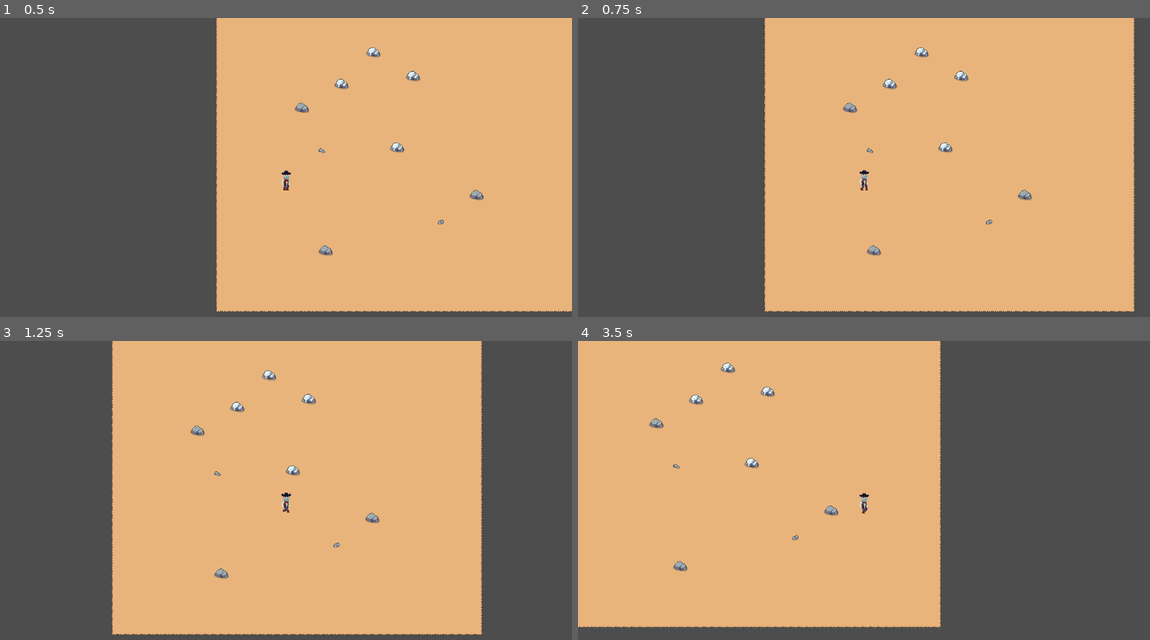
Above: before the commit, frames 1-4 (two rows, left to right).
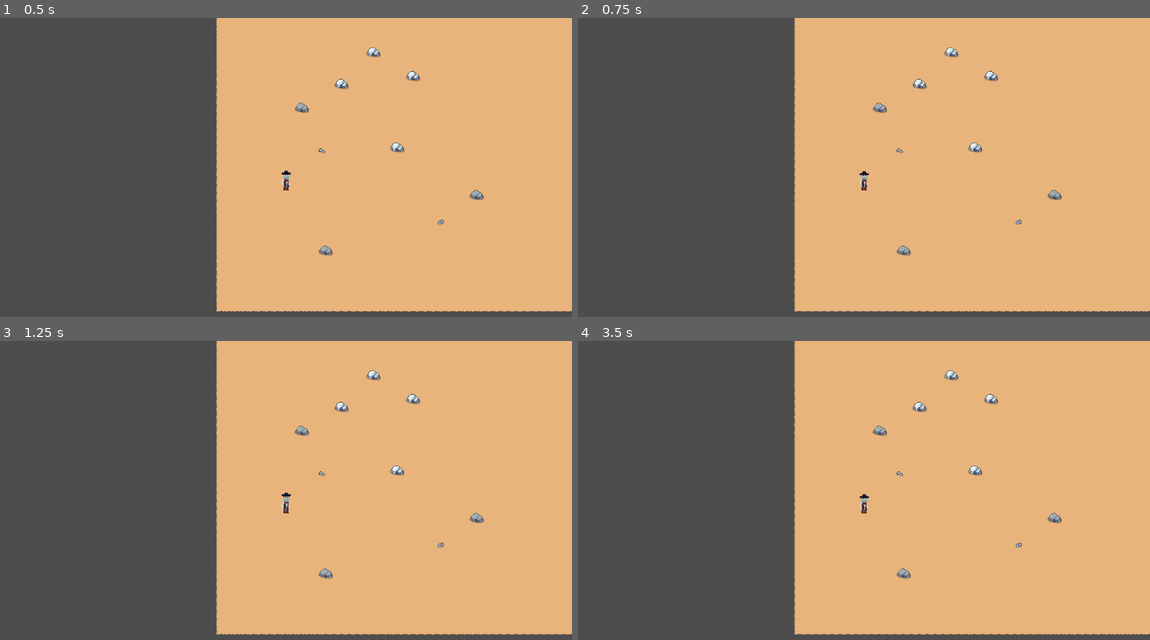
Above: after the commit, the same moments.

Repository: 333B3/endless-west-2D
Game: Godot game, scene res://Game/World/World.tscn
Two runs of this game, one before a commit and one after it. Both use one fixed random seed, a clock stepped at 60 frames per second and the inputs below.
Inputs:
- Up to frame 1 (0.5 s): no input
- Up to frame 2 (0.75 s): tap Enter at 0.5 s; hold Right (ui_right) from 0.53 s (still down)
- Up to frame 3 (1.25 s): keep holding Right (ui_right)
- Up to frame 4 (3.5 s): release Right (ui_right) at 1.28 s; hold Down (ui_down) 1.28-2.03 s; hold Right (ui_right) 2.03-2.78 s; hold Up (ui_up) from 2.78 s (still down)

Frame 1 is identical in both runs. In frame 2, 9.2% of the frame differs, in the area x 32-100%, y 0-99%; in frame 3, 35%; in frame 4, 73%, in the area x 0-100%, y 0-99%.

Commit message:
movement

Diff:
--- a/Game/Characters/Player/Old_man.tscn
+++ b/Game/Characters/Player/Old_man.tscn
@@ -1,7 +1,8 @@
-[gd_scene load_steps=21 format=3 uid="uid://b0iakpexacuyu"]
-
-[ext_resource type="Script" path="res://Game/Script/Old_man.gd" id="1_j83mx"]
+[gd_scene load_steps=30 format=3 uid="uid://b0iakpexacuyu"]
+
+[ext_resource type="Script" path="res://Game/Script/old_man.gd" id="1_av3v6"]
 [ext_resource type="Texture2D" uid="uid://uhcgvkwcdv0o" path="res://Res/Characters/Old_man/CowBoyIdle.png" id="1_l2pnj"]
+[ext_resource type="Texture2D" uid="uid://iwr2u8x52a35" path="res://Res/Characters/Old_man/CowBoyWalking_left.png" id="3_6y8ph"]
 [ext_resource type="Texture2D" uid="uid://bnhcggtep563f" path="res://Res/Characters/Old_man/CowBoyWalking.png" id="3_k5fdw"]
 
 [sub_resource type="CapsuleShape2D" id="CapsuleShape2D_64avb"]
@@ -34,6 +35,38 @@
 [sub_resource type="AtlasTexture" id="AtlasTexture_dtw1a"]
 atlas = ExtResource("1_l2pnj")
 region = Rect2(288, 0, 48, 48)
+
+[sub_resource type="AtlasTexture" id="AtlasTexture_uw8te"]
+atlas = ExtResource("3_6y8ph")
+region = Rect2(0, 0, 48, 48)
+
+[sub_resource type="AtlasTexture" id="AtlasTexture_llqeb"]
+atlas = ExtResource("3_6y8ph")
+region = Rect2(48, 0, 48, 48)
+
+[sub_resource type="AtlasTexture" id="AtlasTexture_6vqy3"]
+atlas = ExtResource("3_6y8ph")
+region = Rect2(96, 0, 48, 48)
+
+[sub_resource type="AtlasTexture" id="AtlasTexture_21j5b"]
+atlas = ExtResource("3_6y8ph")
+region = Rect2(144, 0, 48, 48)
+
+[sub_resource type="AtlasTexture" id="AtlasTexture_xrk6t"]
+atlas = ExtResource("3_6y8ph")
+region = Rect2(192, 0, 48, 48)
+
+[sub_resource type="AtlasTexture" id="AtlasTexture_rqydd"]
+atlas = ExtResource("3_6y8ph")
+region = Rect2(240, 0, 48, 48)
+
+[sub_resource type="AtlasTexture" id="AtlasTexture_djutd"]
+atlas = ExtResource("3_6y8ph")
+region = Rect2(288, 0, 48, 48)
+
+[sub_resource type="AtlasTexture" id="AtlasTexture_ym6gh"]
+atlas = ExtResource("3_6y8ph")
+region = Rect2(336, 0, 48, 48)
 
 [sub_resource type="AtlasTexture" id="AtlasTexture_es1r3"]
 atlas = ExtResource("3_k5fdw")
@@ -97,6 +130,35 @@
 }, {
 "frames": [{
 "duration": 1.0,
+"texture": SubResource("AtlasTexture_uw8te")
+}, {
+"duration": 1.0,
+"texture": SubResource("AtlasTexture_llqeb")
+}, {
+"duration": 1.0,
+"texture": SubResource("AtlasTexture_6vqy3")
+}, {
+"duration": 1.0,
+"texture": SubResource("AtlasTexture_21j5b")
+}, {
+"duration": 1.0,
+"texture": SubResource("AtlasTexture_xrk6t")
+}, {
+"duration": 1.0,
+"texture": SubResource("AtlasTexture_rqydd")
+}, {
+"duration": 1.0,
+"texture": SubResource("AtlasTexture_djutd")
+}, {
+"duration": 1.0,
+"texture": SubResource("AtlasTexture_ym6gh")
+}],
+"loop": true,
+"name": &"walk_left",
+"speed": 5.0
+}, {
+"frames": [{
+"duration": 1.0,
 "texture": SubResource("AtlasTexture_es1r3")
 }, {
 "duration": 1.0,
@@ -121,19 +183,21 @@
 "texture": SubResource("AtlasTexture_w3jyr")
 }],
 "loop": true,
-"name": &"walk",
+"name": &"walk_right",
 "speed": 5.0
 }]
 
 [node name="CharacterBody2D" type="CharacterBody2D"]
-script = ExtResource("1_j83mx")
+script = ExtResource("1_av3v6")
 
 [node name="CollisionShape2D2" type="CollisionShape2D" parent="."]
 shape = SubResource("CapsuleShape2D_64avb")
 
 [node name="AnimatedSprite2D" type="AnimatedSprite2D" parent="."]
 sprite_frames = SubResource("SpriteFrames_aoqnn")
-animation = &"Idle"
-frame_progress = 0.373306
+animation = &"walk_left"
+frame_progress = 0.208299
 
 [node name="AnimationPlayer" type="AnimationPlayer" parent="AnimatedSprite2D"]
+
+[node name="Camera2D" type="Camera2D" parent="."]
--- a/Game/Script/Old_man.gd
+++ b/Game/Script/Old_man.gd
@@ -1,14 +1,24 @@
 extends CharacterBody2D
-const SPEED = 300.0
+var walk_speed = 150
+func _ready():
+	pass
 
-func _physics_process(delta: float)-> void:
-	var direction := Input.get_vector("ui_left", "ui_right", "ui_up", "ui_down")
-	#if direction:
-	velocity = direction * SPEED
+func _process(delta):
+	var movement = movement_vector()
+	var direction = movement.normalized()
+	velocity = walk_speed * direction
 
-	var animation := "Idle"
-	if velocity:
-		animation = "walk"
+	if movement == Vector2.ZERO:
+		$AnimatedSprite2D.play("Idle")
+	if movement == Vector2(1,0):
+		$AnimatedSprite2D.play("walk_right")
+	if movement == Vector2(-1,0):
+		$AnimatedSprite2D.play("walk_left")
 
-	$AnimatedSprite2D.play(animation)
+	print_debug(direction)
 	move_and_slide()
+
+func movement_vector():
+	var movement_x = Input.get_action_strength("walk_right") - Input.get_action_strength("walk_left")
+	var movement_y = Input.get_action_strength("walk_down") - Input.get_action_strength("walk_up")
+	return Vector2(movement_x, movement_y)
--- a/Game/World/World.tscn
+++ b/Game/World/World.tscn
@@ -8,5 +8,3 @@
 [node name="TileMapLayer" parent="." instance=ExtResource("1_seqlg")]
 
 [node name="CharacterBody2D" parent="." instance=ExtResource("2_pe1pu")]
-
-[node name="Camera2D" type="Camera2D" parent="CharacterBody2D"]
--- a/project.godot
+++ b/project.godot
@@ -15,6 +15,29 @@
 config/features=PackedStringArray("4.3", "Forward Plus")
 config/icon="res://icon.svg"
 
+[input]
+
+walk_right={
+"deadzone": 0.5,
+"events": [Object(InputEventKey,"resource_local_to_scene":false,"resource_name":"","device":-1,"window_id":0,"alt_pressed":false,"shift_pressed":false,"ctrl_pressed":false,"meta_pressed":false,"pressed":false,"keycode":0,"physical_keycode":68,"key_label":0,"unicode":100,"location":0,"echo":false,"script":null)
+]
+}
+walk_up={
+"deadzone": 0.5,
+"events": [Object(InputEventKey,"resource_local_to_scene":false,"resource_name":"","device":-1,"window_id":0,"alt_pressed":false,"shift_pressed":false,"ctrl_pressed":false,"meta_pressed":false,"pressed":false,"keycode":0,"physical_keycode":87,"key_label":0,"unicode":119,"location":0,"echo":false,"script":null)
+]
+}
+walk_down={
+"deadzone": 0.5,
+"events": [Object(InputEventKey,"resource_local_to_scene":false,"resource_name":"","device":-1,"window_id":0,"alt_pressed":false,"shift_pressed":false,"ctrl_pressed":false,"meta_pressed":false,"pressed":false,"keycode":0,"physical_keycode":83,"key_label":0,"unicode":115,"location":0,"echo":false,"script":null)
+]
+}
+walk_left={
+"deadzone": 0.5,
+"events": [Object(InputEventKey,"resource_local_to_scene":false,"resource_name":"","device":-1,"window_id":0,"alt_pressed":false,"shift_pressed":false,"ctrl_pressed":false,"meta_pressed":false,"pressed":false,"keycode":0,"physical_keycode":65,"key_label":0,"unicode":97,"location":0,"echo":false,"script":null)
+]
+}
+
 [rendering]
 
 textures/canvas_textures/default_texture_filter=0
Binary file changed: Res/Characters/Old_man/CowBoyWalking.png
Binary file added: Res/Characters/Old_man/CowBoyWalking_left.png
Not shown, added: Res/Characters/Old_man/CowBoyWalking_left.png.import
